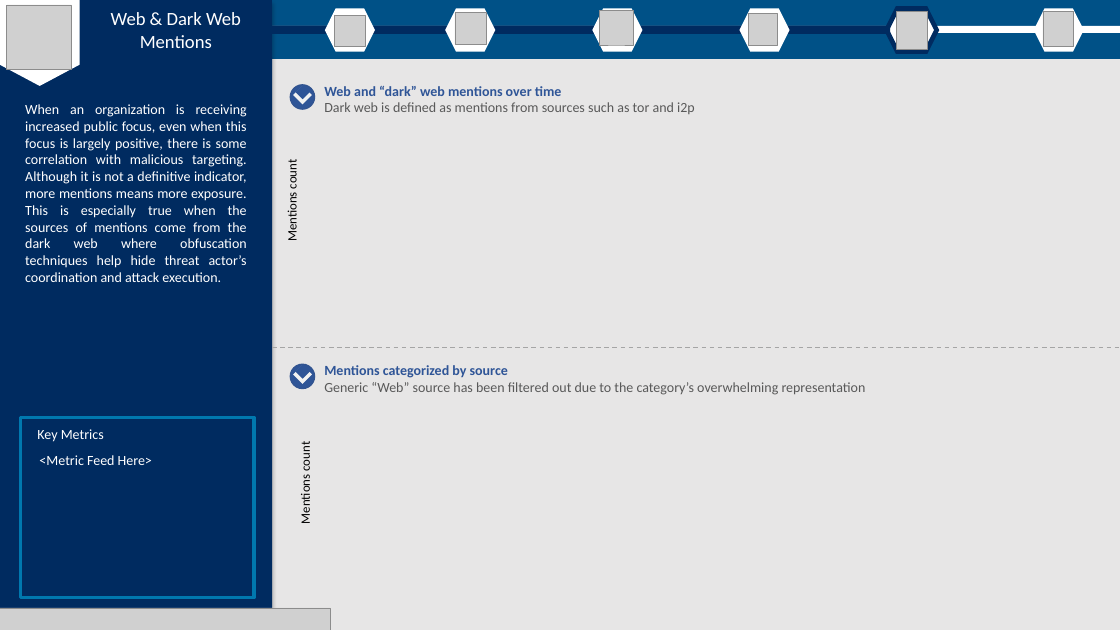
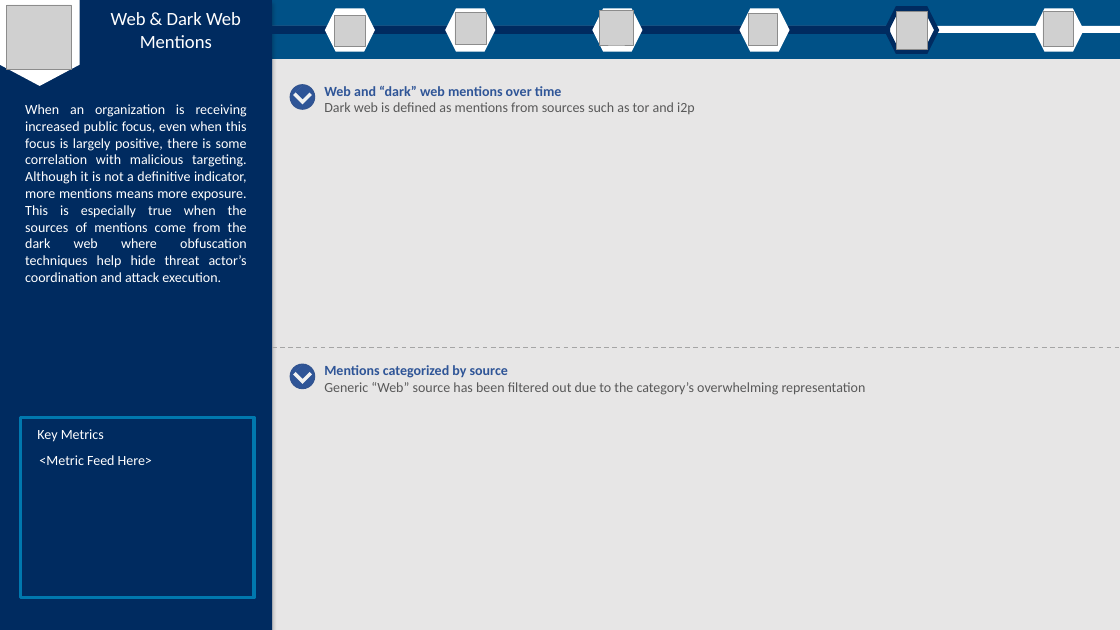
Before and after one commit to cisagov/pe-reports, a slide deck: slide 6 of src/pe_reports/data/shell/pe_shell.pptx. Drawn at 1120x630 pixels with LibreOffice and Linux fonts; fonts in the diff are those of the drawing; grey boxes stand for pictures. Boxes give left, top, right and bottom in pixels: in the first picture for what was removed or moved away, otherwise in the second. Text is boxed around its words. In the diff, an @@ line names an element or a change of style, - is before the commit and + after.

```diff
--- a/src/pe_reports/data/shell/pe_shell.pptx
+++ b/src/pe_reports/data/shell/pe_shell.pptx
@@ text removed at box(284, 162, 300, 240) @@
-Mentions count
@@ text removed at box(298, 446, 314, 523) @@
-Mentions count
@@ picture removed at box(0, 608, 331, 630) @@
```
Also in this commit, not shown: 6 other slides changed, 57 other files.
